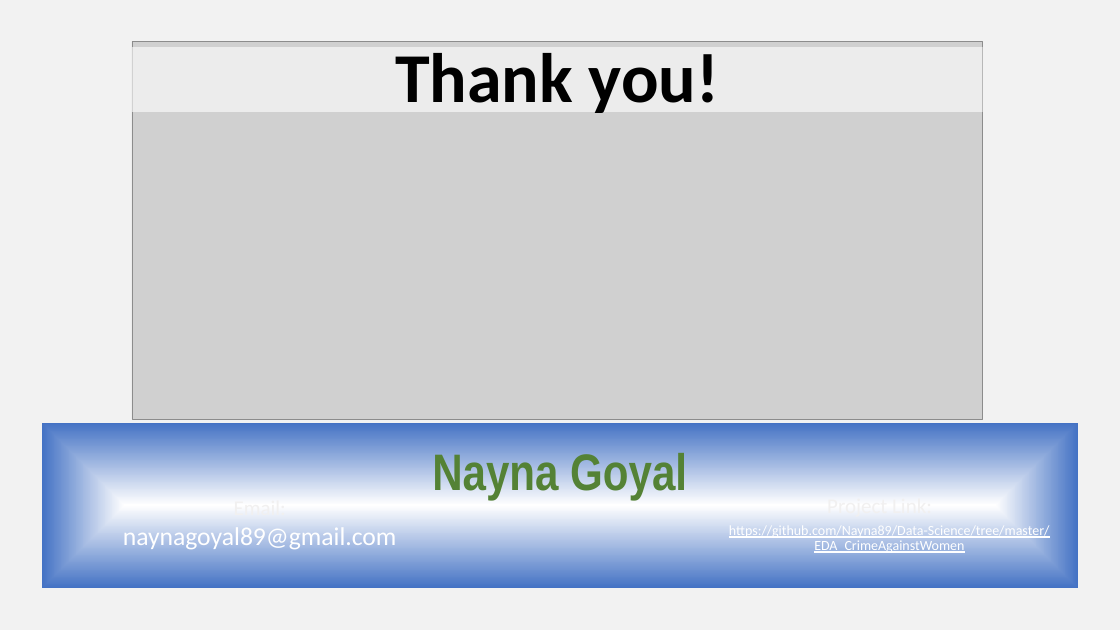
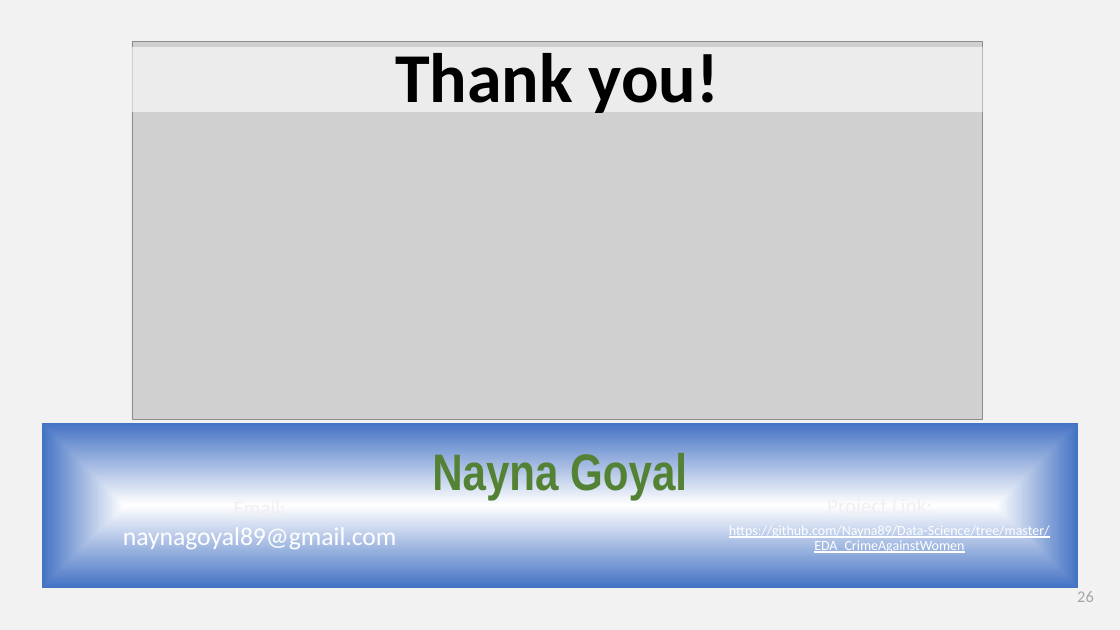
Before and after one commit to Nayna89/Data-Science, a slide deck: slide 26 of EDA_CrimeAgainstWomen/CrimeAgainstWomenEDA.pptx (slide 25 before the commit). Drawn at 1120x630 pixels with LibreOffice and Linux fonts; fonts in the diff are those of the drawing; grey boxes stand for pictures. Boxes give left, top, right and bottom in pixels: in the first picture for what was removed or moved away, otherwise in the second. Text is boxed around its words. In the diff, an @@ line names an element or a change of style, - is before the commit and + after.

```diff
--- a/EDA_CrimeAgainstWomen/CrimeAgainstWomenEDA.pptx
+++ b/EDA_CrimeAgainstWomen/CrimeAgainstWomenEDA.pptx
@@ text added at [1077,591,1094,602], 14 pt, text #A6A6A6 @@
+26
```
Also in this commit, not shown: 6 other slides changed, 1 slide added.
